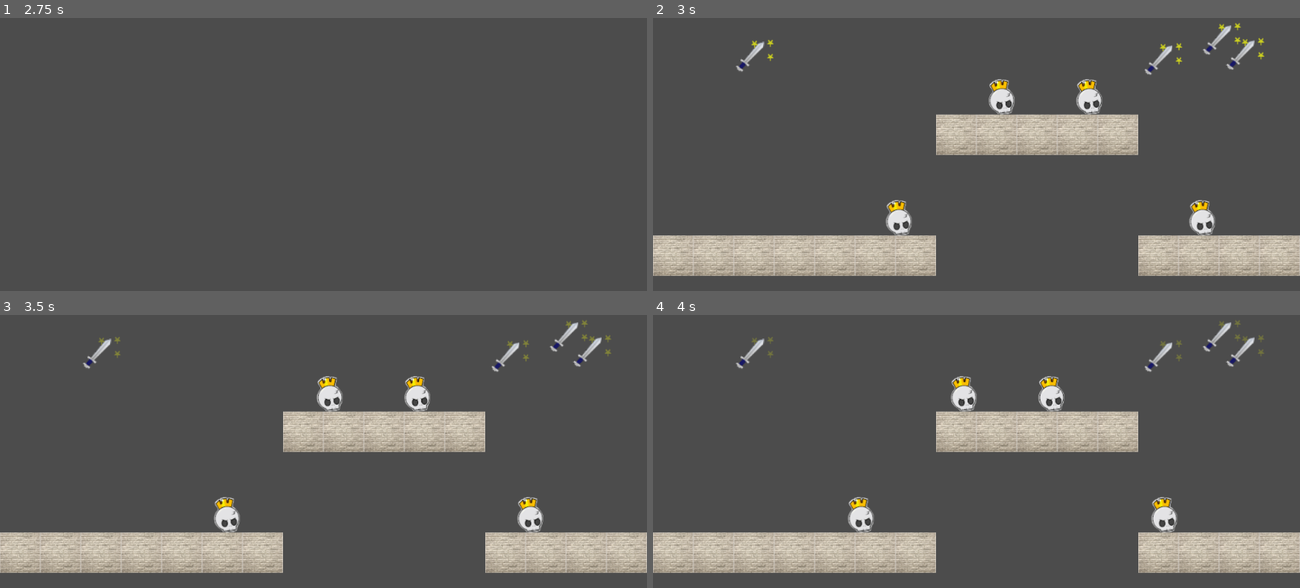
Above: before the commit, frames 1-4 (two rows, left to right).
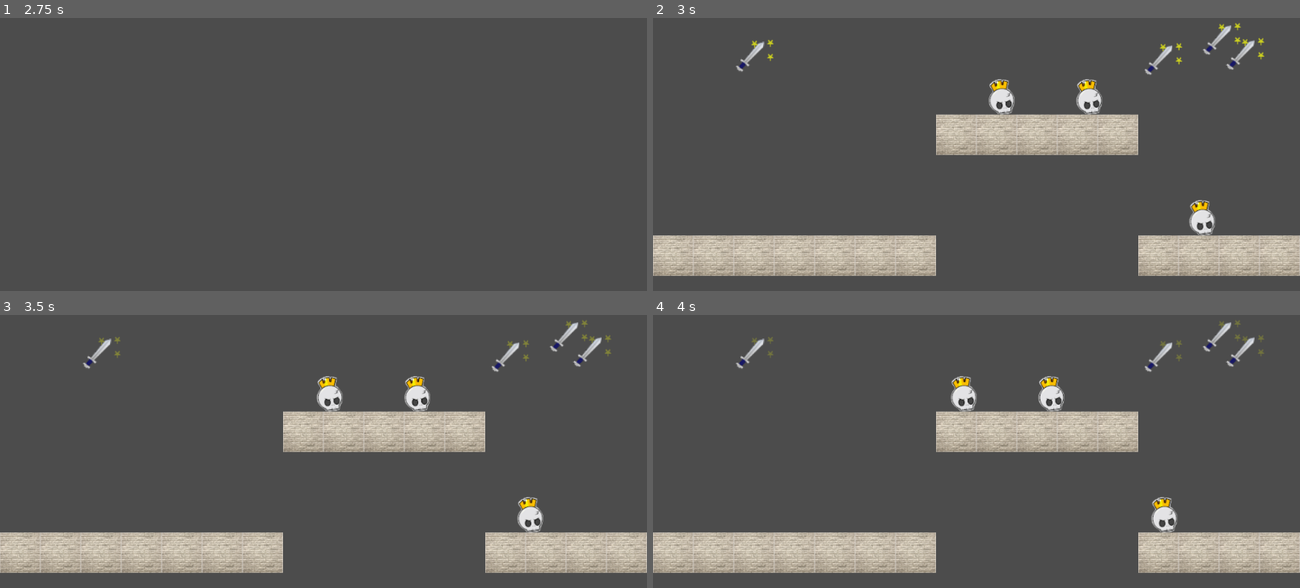
Above: after the commit, the same moments.

Repository: FelicePollano/Gona
Game: Godot game, scene res://src/Levels/Level1.tscn
The game is run twice, just before and just after one commit, with the same random seed, the same clock (stepped at 60 frames per second) and the same inputs. Before the commit the project has no main scene; this scene is started directly in both runs.
Inputs:
- Up to frame 1 (2.75 s): hold D (move_right) 0.53-2.03 s; tap Space (jump) at 0.77, 1.52 s; tap Enter at 2 s; hold A (move_left) from 2.03 s (still down)
- Up to frame 2 (3 s): keep holding A (move_left); tap Space (jump) at 2.75 s
- Up to frame 3 (3.5 s): keep holding A (move_left); tap Space (jump) at 3.02 s
- Up to frame 4 (4 s): keep holding A (move_left); tap Space (jump) at 3.77 s

Frame 1 is identical in both runs. In frame 2, 0.4% of the frame differs, in the area x 36-40%, y 66-80%; in frame 3, 0.4%, in the area x 33-38%, y 66-80%; in frame 4, 0.4%.

Commit message:
enlarged collision on skull

Diff:
--- a/project.godot
+++ b/project.godot
@@ -21,6 +21,7 @@
 [application]
 
 config/name="Gona"
+run/main_scene="res://src/Levels/Level1.tscn"
 config/icon="res://icon.png"
 
 [input]
--- a/src/actors/Enemy.tscn
+++ b/src/actors/Enemy.tscn
@@ -7,7 +7,7 @@
 extents = Vector2( 20.246, 28.2477 )
 
 [sub_resource type="RectangleShape2D" id=2]
-extents = Vector2( 13.424, 8.78844 )
+extents = Vector2( 20.0975, 8.78844 )
 
 [node name="Enemy" type="KinematicBody2D"]
 position = Vector2( 41.2859, 52.6436 )
Not shown, changed: export_presets.cfg
